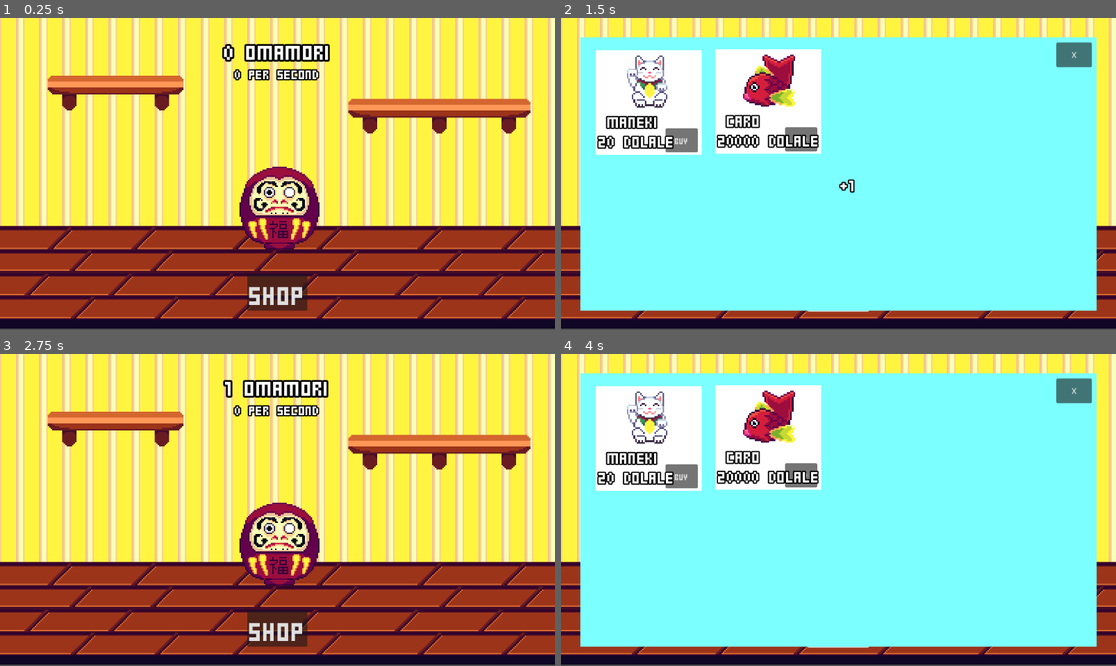
Above: before the commit, frames 1-4 (two rows, left to right).
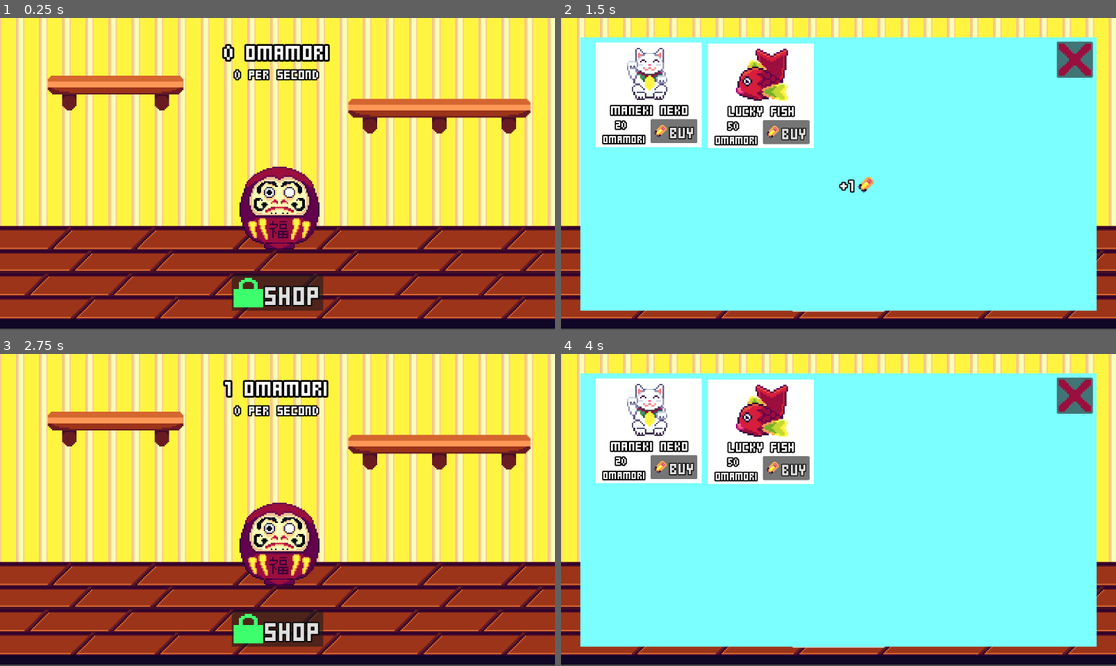
Above: after the commit, the same moments.

Repository: roxsas64/DarumaClicker
Game: Godot game, scene res://scenes/game.tscn
Two runs of this game, one before a commit and one after it. Both use one fixed random seed, a clock stepped at 60 frames per second and the inputs below.
Inputs (mouse positions are in pixels of both pictures, inside the frame that each line leads up to; where the layout moved, square brackets give the same spot in the first picture):
- Up to frame 1 (0.25 s): no input
- Up to frame 2 (1.5 s): click (838, 174) at 0.5 s; click "Shop" at 1.25 s
- Up to frame 3 (2.75 s): click (516, 394) [510, 391] at 2 s
- Up to frame 4 (4 s): click (838, 510) at 2.75 s; click "Shop" at 3.5 s

The runs differ from the first frame. In frame 1, 1.2% of the frame differs, in the area x 41-59%, y 82-94%; in frame 2, 8.2%, in the area x 6-96%, y 7-95%; in frame 3, 1.2%; in frame 4, 8.2%.

Commit message:
Updated Icons and Organized Itembuy scene

Diff:
--- a/scenes/game.tscn
+++ b/scenes/game.tscn
@@ -1,16 +1,19 @@
-[gd_scene load_steps=16 format=4 uid="uid://m71jmr38311o"]
+[gd_scene load_steps=19 format=4 uid="uid://m71jmr38311o"]
 
 [ext_resource type="Script" uid="uid://brw6i77vhxec2" path="res://scripts/game.gd" id="1_yqjtg"]
 [ext_resource type="Texture2D" uid="uid://dtp8ft02o7jq" path="res://assets/tiles/Tiles.png" id="2_gee14"]
 [ext_resource type="Script" uid="uid://dgftujxalnbpw" path="res://scripts/animations.gd" id="2_p57ef"]
 [ext_resource type="Script" uid="uid://x2xvs7qtouin" path="res://scripts/destroy_1sec.gd" id="3_gee14"]
 [ext_resource type="Script" uid="uid://bxb3q7qwo3g50" path="res://scripts/stats.gd" id="3_lnu2h"]
+[ext_resource type="Texture2D" uid="uid://c4x2u6qx3sj2t" path="res://assets/UI/Omamori.png" id="5_dinhu"]
 [ext_resource type="FontFile" uid="uid://chxh00y3mkhtv" path="res://assets/fonts/PixelGosub-ZaRz.ttf" id="7_0tnpc"]
 [ext_resource type="Texture2D" uid="uid://bk6knrqwqdve3" path="res://assets/items/ManekiNeko.png" id="8_0tnpc"]
 [ext_resource type="PackedScene" uid="uid://dhyaci7g6fqgf" path="res://scenes/daruma.tscn" id="8_gee14"]
 [ext_resource type="Script" uid="uid://ciwc7otidsbn0" path="res://scripts/shop_button.gd" id="8_kvpfn"]
 [ext_resource type="PackedScene" uid="uid://cjfn0htxq8iw4" path="res://scenes/item_buy.tscn" id="8_vtaks"]
+[ext_resource type="Texture2D" uid="uid://jbgu4gjckktn" path="res://assets/UI/ShopTemp.png" id="9_trtic"]
 [ext_resource type="Texture2D" uid="uid://k3rcf0a1cqvi" path="res://assets/items/LuckyFish.png" id="11_kvpfn"]
+[ext_resource type="Texture2D" uid="uid://ukl4pxg6f3iv" path="res://assets/UI/CrossTemp.png" id="11_kvuet"]
 
 [sub_resource type="TileSetAtlasSource" id="TileSetAtlasSource_gee14"]
 texture = ExtResource("2_gee14")
@@ -408,6 +411,14 @@
 
 [node name="DestroyTimer" type="Timer" parent="Indicators/Template"]
 
+[node name="TextureRect" type="TextureRect" parent="Indicators/Template"]
+layout_mode = 0
+offset_left = 37.0
+offset_top = 2.0
+offset_right = 77.0
+offset_bottom = 42.0
+texture = ExtResource("5_dinhu")
+
 [node name="MarginContainer" type="MarginContainer" parent="."]
 layout_mode = 1
 anchors_preset = 15
@@ -461,51 +472,68 @@
 autostart = true
 
 [node name="ShopButton" type="Button" parent="MarginContainer"]
+custom_minimum_size = Vector2(190, 50)
 layout_mode = 2
 size_flags_horizontal = 4
 size_flags_vertical = 8
+theme_override_constants/outline_size = 10
+theme_override_constants/icon_max_width = 64
 theme_override_fonts/font = ExtResource("7_0tnpc")
 theme_override_font_sizes/font_size = 50
 text = "Shop"
+icon = ExtResource("9_trtic")
+expand_icon = true
 script = ExtResource("8_kvpfn")
 
-[node name="Catalogue" type="ColorRect" parent="MarginContainer"]
-layout_mode = 2
-color = Color(0.486275, 1, 1, 1)
-
-[node name="Item" parent="MarginContainer/Catalogue" instance=ExtResource("8_vtaks")]
-layout_mode = 1
-offset_left = 32.0
-offset_top = 27.0
-offset_right = -171.68
-offset_bottom = -162.712
-itemName = "maneki"
-price = 20
-itemTexture = ExtResource("8_0tnpc")
-
-[node name="Item2" parent="MarginContainer/Catalogue" instance=ExtResource("8_vtaks")]
-layout_mode = 1
-offset_left = 280.0
-offset_top = 25.0
-offset_right = 76.32
-offset_bottom = -164.712
-itemName = "caro"
-price = 20000
-itemTexture = ExtResource("11_kvpfn")
-
-[node name="CloseShop" type="Button" parent="MarginContainer/Catalogue"]
-layout_mode = 0
-offset_left = 988.0
-offset_top = 11.0
-offset_right = 1062.0
-offset_bottom = 62.0
-text = "X"
-
-[node name="manekiNeko" type="Sprite2D" parent="."]
+[node name="manekiNeko" type="Sprite2D" parent="MarginContainer"]
 visible = false
 position = Vector2(780, 131)
 scale = Vector2(3, 3)
 texture = ExtResource("8_0tnpc")
+
+[node name="Catalogue" type="ColorRect" parent="MarginContainer"]
+visible = false
+layout_mode = 2
+color = Color(0.486275, 1, 1, 1)
+
+[node name="CloseShop" type="Button" parent="MarginContainer/Catalogue"]
+layout_mode = 0
+offset_left = 989.0
+offset_top = 9.0
+offset_right = 1064.0
+offset_bottom = 84.0
+theme_override_constants/outline_size = 10
+theme_override_fonts/font = ExtResource("7_0tnpc")
+theme_override_font_sizes/font_size = 50
+icon = ExtResource("11_kvuet")
+icon_alignment = 1
+expand_icon = true
+
+[node name="Item" parent="MarginContainer/Catalogue" instance=ExtResource("8_vtaks")]
+layout_mode = 2
+anchors_preset = 0
+anchor_right = 0.0
+anchor_bottom = 0.0
+offset_left = 32.0
+offset_top = 11.0
+offset_right = 32.0
+offset_bottom = 11.0
+itemName = "Maneki Neko"
+price = 20
+itemTexture = ExtResource("8_0tnpc")
+
+[node name="Item2" parent="MarginContainer/Catalogue" instance=ExtResource("8_vtaks")]
+layout_mode = 2
+anchors_preset = 0
+anchor_right = 0.0
+anchor_bottom = 0.0
+offset_left = 265.0
+offset_top = 13.0
+offset_right = 265.0
+offset_bottom = 13.0
+itemName = "Lucky Fish"
+price = 50
+itemTexture = ExtResource("11_kvpfn")
 
 [connection signal="omamori_changed" from="." to="MarginContainer/Stats" method="_on_game_omamori_changed"]
 [connection signal="omamori_clicked" from="." to="MarginContainer" method="_on_game_omamori_clicked"]
--- a/scenes/item_buy.tscn
+++ b/scenes/item_buy.tscn
@@ -1,7 +1,8 @@
-[gd_scene load_steps=3 format=3 uid="uid://cjfn0htxq8iw4"]
+[gd_scene load_steps=4 format=3 uid="uid://cjfn0htxq8iw4"]
 
 [ext_resource type="Script" uid="uid://c0lyst0w5kb7t" path="res://scripts/itemBuy.gd" id="1_fo0li"]
 [ext_resource type="FontFile" uid="uid://chxh00y3mkhtv" path="res://assets/fonts/PixelGosub-ZaRz.ttf" id="2_wcwvn"]
+[ext_resource type="Texture2D" uid="uid://c4x2u6qx3sj2t" path="res://assets/UI/Omamori.png" id="3_wcwvn"]
 
 [node name="Item" type="Control"]
 layout_mode = 3
@@ -18,13 +19,16 @@
 
 [node name="Buy" type="Button" parent="."]
 layout_mode = 2
-offset_left = 145.0
-offset_top = 162.0
-offset_right = 212.0
-offset_bottom = 212.0
+offset_left = 114.0
+offset_top = 159.0
+offset_right = 211.0
+offset_bottom = 209.0
 size_flags_horizontal = 4
 size_flags_vertical = 4
+theme_override_constants/outline_size = 7
 theme_override_fonts/font = ExtResource("2_wcwvn")
+theme_override_font_sizes/font_size = 30
+theme_override_icons/icon = ExtResource("3_wcwvn")
 text = "Buy
 "
 
@@ -35,26 +39,35 @@
 anchor_top = 0.5
 anchor_right = 0.5
 anchor_bottom = 0.5
-offset_left = 24.0
-offset_top = 125.0
-offset_right = 204.0
-offset_bottom = 167.0
+offset_left = 23.0
+offset_top = 116.0
+offset_right = 203.0
+offset_bottom = 158.0
 grow_horizontal = 2
 grow_vertical = 2
 theme_override_colors/font_outline_color = Color(0, 0, 0, 1)
 theme_override_constants/outline_size = 10
 theme_override_fonts/font = ExtResource("2_wcwvn")
-theme_override_font_sizes/font_size = 30
+theme_override_font_sizes/font_size = 25
+text = "Item label"
+horizontal_alignment = 1
+vertical_alignment = 1
+autowrap_mode = 2
 
 [node name="PriceTag" type="Label" parent="."]
-offset_left = 6.0
-offset_top = 166.0
-offset_right = 136.0
-offset_bottom = 208.0
+layout_mode = 0
+offset_left = 3.0
+offset_top = 155.0
+offset_right = 117.0
+offset_bottom = 212.0
 theme_override_colors/font_outline_color = Color(0, 0, 0, 1)
 theme_override_constants/outline_size = 10
 theme_override_fonts/font = ExtResource("2_wcwvn")
-theme_override_font_sizes/font_size = 30
+theme_override_font_sizes/font_size = 20
+text = "0
+omamori"
+horizontal_alignment = 1
+vertical_alignment = 1
 
 [node name="ItemIcon" type="Sprite2D" parent="."]
 position = Vector2(112, 65)
--- a/scripts/itemBuy.gd
+++ b/scripts/itemBuy.gd
@@ -28,7 +28,8 @@
 # Called when the node enters the scene tree for the first time.
 func _ready() -> void:
 	itemLabel.text = itemName
-	priceTag.text = str(price) + " dolale"
+	priceTag.text = str(price) + "
+	omamori"
 	itemIcon.texture = itemTexture
 
 # Called every frame. 'delta' is the elapsed time since the previous frame.
Binary file added: assets/UI/CrossTemp.png
Not shown, added: assets/UI/CrossTemp.png.import
Binary file added: assets/UI/Omamori.png
Not shown, added: assets/UI/Omamori.png.import
Binary file added: assets/UI/ShopTemp.png
Not shown, added: assets/UI/ShopTemp.png.import
